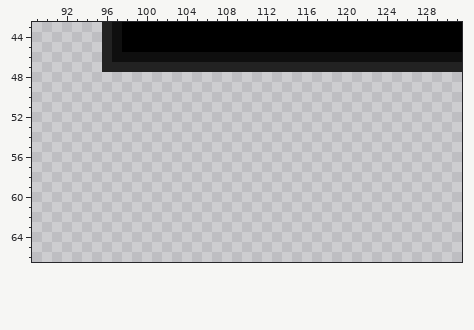
Edited in one commit: pixel-art file (Assets/Textures/Sprites001.aseprite). Above: the version before the commit.
256x256 pixels, 1 frame. Pixels under 10% opacity are left out. Colours within 5 levels of each other are drawn and written as one. Shown: x 89..131, y 43..66.
Once edited:
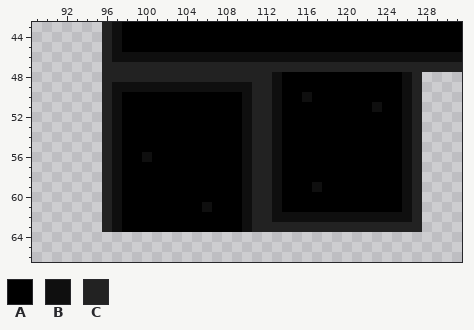
Palette (. is transparent): A #000000  B #0f0f0f  C #222222
Edits made:
@@ x 89..131 @@
 47 .......CCCCCCCCCCCCCCCCCCCCCCCCCCCCCCCCCCCC
-48 ...........................................
-49 ...........................................
-50 ...........................................
-51 ...........................................
-52 ...........................................
-53 ...........................................
-54 ...........................................
-55 ...........................................
-56 ...........................................
-57 ...........................................
-58 ...........................................
-59 ...........................................
-60 ...........................................
-61 ...........................................
-62 ...........................................
-63 ...........................................
+48 .......CCCCCCCCCCCCCCCCCBAAAAAAAAAAAABC....
+49 .......CBBBBBBBBBBBBBBCCBAAAAAAAAAAAABC....
+50 .......CBAAAAAAAAAAAABCCBAABAAAAAAAAABC....
+51 .......CBAAAAAAAAAAAABCCBAAAAAAAAABAABC....
+52 .......CBAAAAAAAAAAAABCCBAAAAAAAAAAAABC....
+53 .......CBAAAAAAAAAAAABCCBAAAAAAAAAAAABC....
+54 .......CBAAAAAAAAAAAABCCBAAAAAAAAAAAABC....
+55 .......CBAAAAAAAAAAAABCCBAAAAAAAAAAAABC....
+56 .......CBAABAAAAAAAAABCCBAAAAAAAAAAAABC....
+57 .......CBAAAAAAAAAAAABCCBAAAAAAAAAAAABC....
+58 .......CBAAAAAAAAAAAABCCBAAAAAAAAAAAABC....
+59 .......CBAAAAAAAAAAAABCCBAAABAAAAAAAABC....
+60 .......CBAAAAAAAAAAAABCCBAAAAAAAAAAAABC....
+61 .......CBAAAAAAAABAAABCCBAAAAAAAAAAAABC....
+62 .......CBAAAAAAAAAAAABCCBBBBBBBBBBBBBBC....
+63 .......CBAAAAAAAAAAAABCCCCCCCCCCCCCCCCC....
 64 ...........................................
Where, in picture pixels (left, top, right, bottom), the same in both pictures:
added: (102, 72, 422, 232)
